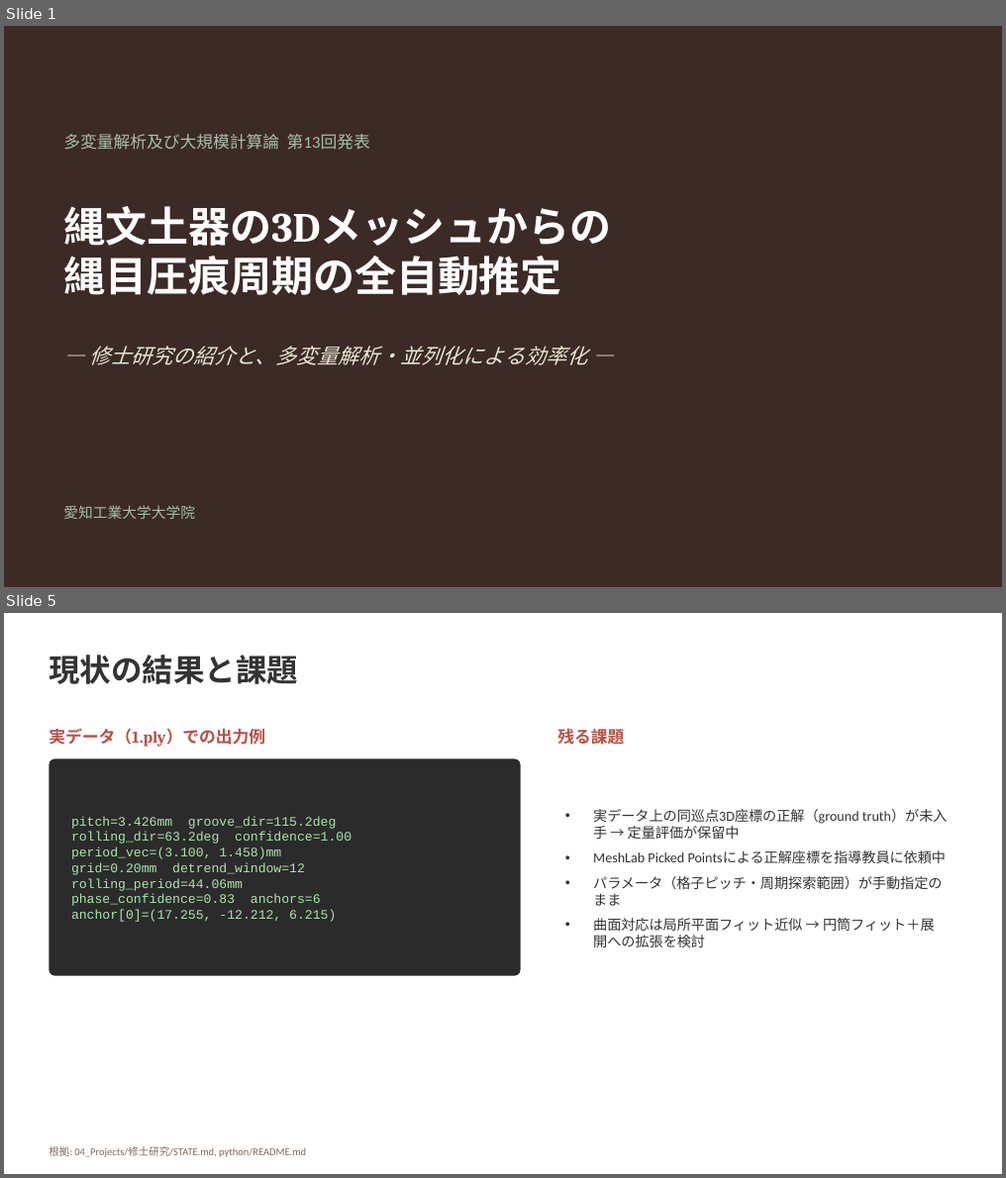
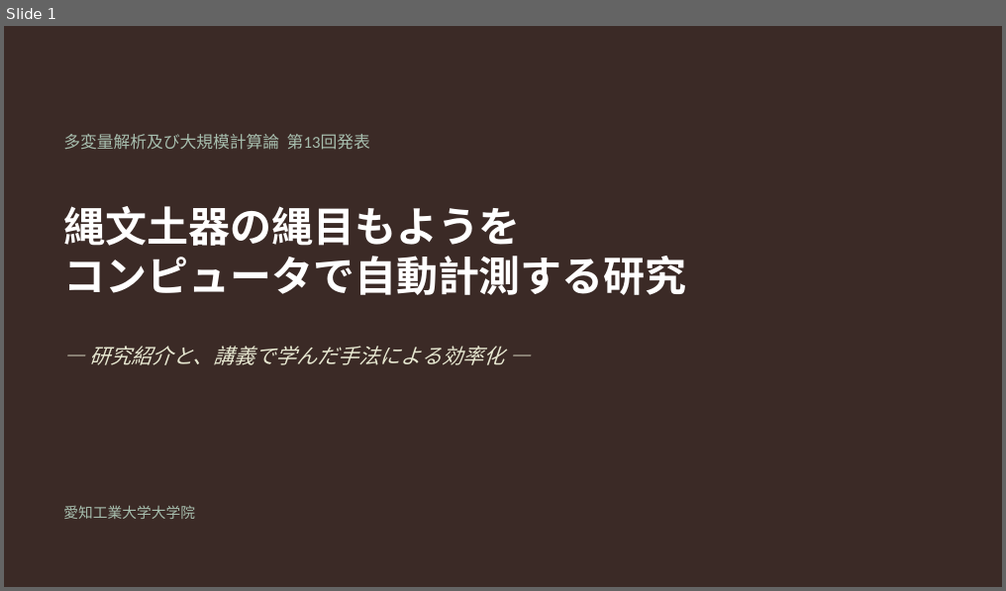
Before and after one commit to Ryusan09/MultivariatAanalysis, a slide deck: 13/第13回発表_修士研究と大規模計算.pptx. Shown one above the other, each under a label of ours: slides 1 and 5 before the commit, slide 1 after it; the slides between them are not shown. The pictures are 1006x1178 and 1006x591 pixels, drawn with LibreOffice and Linux fonts; fonts in the diff are those of the drawing. Boxes give left, top, right and bottom in pixels: in the first picture for what was removed or moved away, otherwise in the second. Text is boxed around its words. In the diff, an @@ line names an element or a change of style, - is before the commit and + after.

```diff
--- a/13/第13回発表_修士研究と大規模計算.pptx
+++ b/13/第13回発表_修士研究と大規模計算.pptx
@@ slide 5 removed at <box>4,613,1002,1174</box>, background #FFFFFF @@
@@ text removed at <box>49,655,298,684</box> @@
-現状の結果と課題
@@ text removed at <box>49,728,265,747</box> @@
-実データ（1.ply）での出力例
@@ text removed at <box>557,729,624,745</box> @@
-残る課題
@@ rounded rectangle removed at <box>49,759,521,976</box> @@
@@ text removed at <box>71,816,351,922</box> @@
-pitch=3.426mm groove_dir=115.2deg
-rolling_dir=63.2deg confidence=1.00
-period_vec=(3.100, 1.458)mm
-grid=0.20mm detrend_window=12
-rolling_period=44.06mm
-phase_confidence=0.83 anchors=6
-anchor[0]=(17.255, -12.212, 6.215)
@@ text removed at <box>593,809,947,948</box> @@
-• 実データ上の同巡点3D座標の正解（ground truth）が未入手 → 定量評価が保留中
-• MeshLab Picked Pointsによる正解座標を指導教員に依頼中
-• パラメータ（格子ピッチ・周期探索範囲）が手動指定のまま
-• 曲面対応は局所平面フィット近似 → 円筒フィット＋展開への拡張を検討
@@ text removed at <box>49,1147,306,1157</box> @@
-根拠: 04_Projects/修士研究/STATE.md, python/README.md
@@ slide 1 changed as well @@
@@ text at <box>63,206,686,295</box>: text changed @@
-縄文土器の3Dメッシュからの
-縄目圧痕周期の全自動推定
+縄文土器の縄目もようを
+コンピュータで自動計測する研究
@@ text at <box>89,346,504,366</box>: text changed @@
-— 修士研究の紹介と、多変量解析・並列化による効率化 —
+— 研究紹介と、講義で学んだ手法による効率化 —
```
Also in this commit, not shown: 7 other slides changed, 2 slides added, 1 other slide removed, 1 other file.
